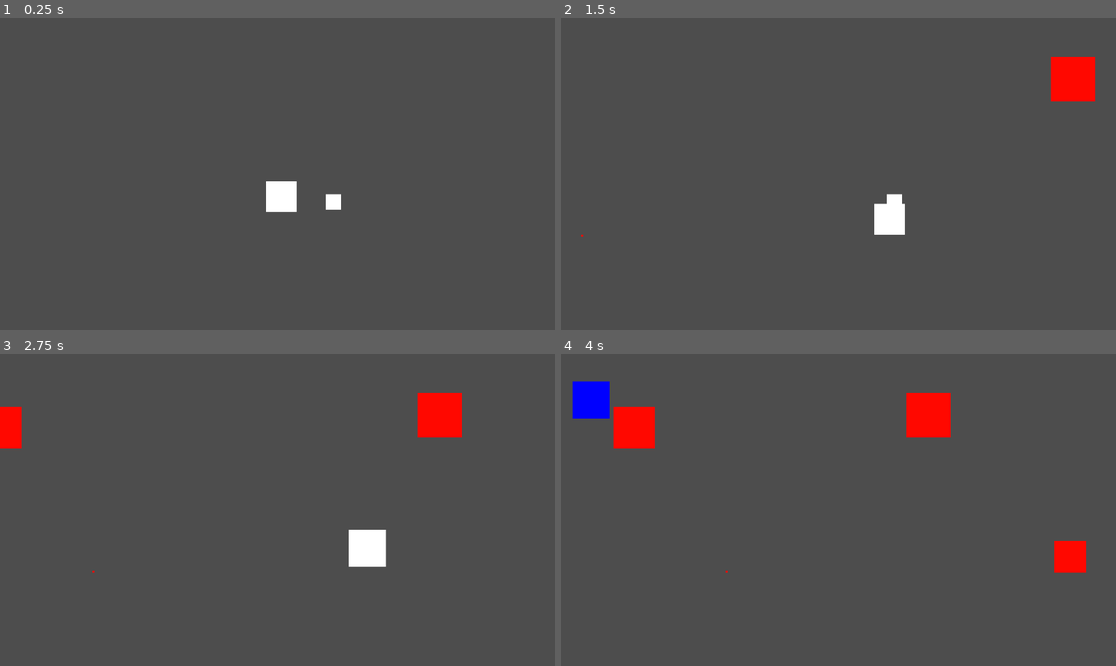
Above: before the commit, frames 1-4 (two rows, left to right).
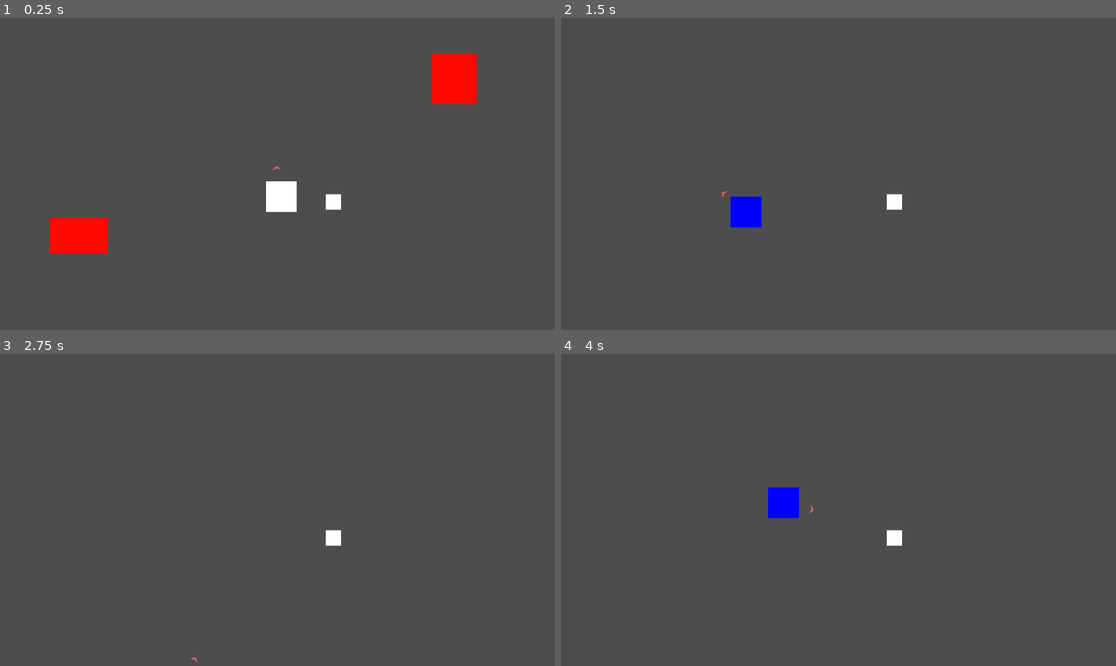
Above: after the commit, the same moments.

Repository: TheCursedMerchant/qdm_gameJam2024
Game: Godot game, scene res://test.tscn
The game is run twice, just before and just after one commit, with the same random seed, the same clock (stepped at 60 frames per second) and the same inputs.
Inputs (mouse positions are in pixels of both pictures, inside the frame that each line leads up to):
- Up to frame 1 (0.25 s): no input
- Up to frame 2 (1.5 s): move the mouse to (960, 158) at 0.52 s; press the mouse at (960, 158) at 0.53 s; hold Right (ui_right) 0.53-1.28 s; move the mouse to (727, 189) at 1.27 s; release the mouse at (727, 189) at 1.28 s; hold Down (ui_down) from 1.28 s (still down); click (727, 189) at 1.35 s
- Up to frame 3 (2.75 s): move the mouse to (333, 441) at 2.02 s; release Down (ui_down) at 2.03 s; press the mouse at (333, 441) at 2.03 s; hold Right (ui_right) from 2.03 s (still down)
- Up to frame 4 (4 s): move the mouse to (810, 572) at 2.77 s; release Right (ui_right) at 2.78 s; release the mouse at (810, 572) at 2.78 s; hold Up (ui_up) 2.78-3.53 s; click (810, 572) at 2.85 s; move the mouse to (1005, 556) at 3.52 s; press the mouse at (1005, 556) at 3.53 s; hold Left (ui_left) from 3.53 s (still down)

The runs differ from the first frame. In frame 1, 2.5% of the frame differs, in the area x 9-86%, y 11-76%; in frame 2, 2.2%; in frame 3, 2.6%; in frame 4, 4.3%, in the area x 2-95%, y 8-71%.

Commit message:
resolved conflicts, added arrow to look at the mouse, added charged dash

Diff:
--- a/gamejam2024/fish.gd
+++ b/gamejam2024/fish.gd
@@ -1,19 +1,13 @@
 extends "res://scripts/food/food.gd"
 
-@export_category("movement")
-@export var speed : float = 2.0
+@export_category("Movement")
+@export var speed : float = 20.0
 @export var direction := Vector2.RIGHT
-@export var size_scale := Vector2(1, 1)
-
-func random_size_scale():
-	var size_scale := randf_range(0,2)
-	return Vector2(size_scale, size_scale)
 
 func _ready() -> void:
-	#sprite.scale = size_scale
-	#collisionShape.scale = size_scale
-	sprite.scale = random_size_scale()
-	collisionShape.scale = random_size_scale()
+	var randomScale := Vector2(randf_range(0.5, 2), randf_range(0.5, 2))
+	sprite.scale = randomScale
+	collisionShape.scale = randomScale
 
 func _physics_process(delta: float) -> void:
 	global_position += direction * speed
--- a/gamejam2024/project.godot
+++ b/gamejam2024/project.godot
@@ -13,17 +13,55 @@
 config/name="GameJam2024"
 run/main_scene="res://test.tscn"
 config/features=PackedStringArray("4.3", "Forward Plus")
+run/max_fps=60
 config/icon="res://icon.svg"
 
 [input]
 
+ui_left={
+"deadzone": 0.5,
+"events": [Object(InputEventKey,"resource_local_to_scene":false,"resource_name":"","device":0,"window_id":0,"alt_pressed":false,"shift_pressed":false,"ctrl_pressed":false,"meta_pressed":false,"pressed":false,"keycode":4194319,"physical_keycode":0,"key_label":0,"unicode":0,"location":0,"echo":false,"script":null)
+, Object(InputEventJoypadButton,"resource_local_to_scene":false,"resource_name":"","device":0,"button_index":13,"pressure":0.0,"pressed":false,"script":null)
+, Object(InputEventJoypadMotion,"resource_local_to_scene":false,"resource_name":"","device":0,"axis":0,"axis_value":-1.0,"script":null)
+, Object(InputEventKey,"resource_local_to_scene":false,"resource_name":"","device":-1,"window_id":0,"alt_pressed":false,"shift_pressed":false,"ctrl_pressed":false,"meta_pressed":false,"pressed":false,"keycode":0,"physical_keycode":65,"key_label":0,"unicode":97,"location":0,"echo":false,"script":null)
+]
+}
+ui_right={
+"deadzone": 0.5,
+"events": [Object(InputEventKey,"resource_local_to_scene":false,"resource_name":"","device":0,"window_id":0,"alt_pressed":false,"shift_pressed":false,"ctrl_pressed":false,"meta_pressed":false,"pressed":false,"keycode":4194321,"physical_keycode":0,"key_label":0,"unicode":0,"location":0,"echo":false,"script":null)
+, Object(InputEventJoypadButton,"resource_local_to_scene":false,"resource_name":"","device":0,"button_index":14,"pressure":0.0,"pressed":false,"script":null)
+, Object(InputEventJoypadMotion,"resource_local_to_scene":false,"resource_name":"","device":0,"axis":0,"axis_value":1.0,"script":null)
+, Object(InputEventKey,"resource_local_to_scene":false,"resource_name":"","device":-1,"window_id":0,"alt_pressed":false,"shift_pressed":false,"ctrl_pressed":false,"meta_pressed":false,"pressed":false,"keycode":0,"physical_keycode":68,"key_label":0,"unicode":100,"location":0,"echo":false,"script":null)
+]
+}
+ui_up={
+"deadzone": 0.5,
+"events": [Object(InputEventKey,"resource_local_to_scene":false,"resource_name":"","device":0,"window_id":0,"alt_pressed":false,"shift_pressed":false,"ctrl_pressed":false,"meta_pressed":false,"pressed":false,"keycode":4194320,"physical_keycode":0,"key_label":0,"unicode":0,"location":0,"echo":false,"script":null)
+, Object(InputEventJoypadButton,"resource_local_to_scene":false,"resource_name":"","device":0,"button_index":11,"pressure":0.0,"pressed":false,"script":null)
+, Object(InputEventJoypadMotion,"resource_local_to_scene":false,"resource_name":"","device":0,"axis":1,"axis_value":-1.0,"script":null)
+, Object(InputEventKey,"resource_local_to_scene":false,"resource_name":"","device":-1,"window_id":0,"alt_pressed":false,"shift_pressed":false,"ctrl_pressed":false,"meta_pressed":false,"pressed":false,"keycode":0,"physical_keycode":87,"key_label":0,"unicode":119,"location":0,"echo":false,"script":null)
+]
+}
+ui_down={
+"deadzone": 0.5,
+"events": [Object(InputEventKey,"resource_local_to_scene":false,"resource_name":"","device":0,"window_id":0,"alt_pressed":false,"shift_pressed":false,"ctrl_pressed":false,"meta_pressed":false,"pressed":false,"keycode":4194322,"physical_keycode":0,"key_label":0,"unicode":0,"location":0,"echo":false,"script":null)
+, Object(InputEventJoypadButton,"resource_local_to_scene":false,"resource_name":"","device":0,"button_index":12,"pressure":0.0,"pressed":false,"script":null)
+, Object(InputEventJoypadMotion,"resource_local_to_scene":false,"resource_name":"","device":0,"axis":1,"axis_value":1.0,"script":null)
+, Object(InputEventKey,"resource_local_to_scene":false,"resource_name":"","device":-1,"window_id":0,"alt_pressed":false,"shift_pressed":false,"ctrl_pressed":false,"meta_pressed":false,"pressed":false,"keycode":0,"physical_keycode":83,"key_label":0,"unicode":115,"location":0,"echo":false,"script":null)
+]
+}
+ui_reset={
+"deadzone": 0.5,
+"events": [Object(InputEventKey,"resource_local_to_scene":false,"resource_name":"","device":0,"window_id":0,"alt_pressed":false,"shift_pressed":false,"ctrl_pressed":false,"meta_pressed":false,"pressed":false,"keycode":0,"physical_keycode":32,"key_label":0,"unicode":0,"location":0,"echo":false,"script":null)
+, Object(InputEventKey,"resource_local_to_scene":false,"resource_name":"","device":-1,"window_id":0,"alt_pressed":false,"shift_pressed":false,"ctrl_pressed":false,"meta_pressed":false,"pressed":false,"keycode":0,"physical_keycode":82,"key_label":0,"unicode":114,"location":0,"echo":false,"script":null)
+]
+}
 left_click={
 "deadzone": 0.5,
 "events": [Object(InputEventMouseButton,"resource_local_to_scene":false,"resource_name":"","device":-1,"window_id":0,"a …(253 unchanged characters)…
 ]
 }
-ui_reset={
-"deadzone": 0.5,
-"events": [Object(InputEventKey,"resource_local_to_scene":false,"resource_name":"","device":0,"window_id":0,"alt_pressed":false,"shift_pressed":false,"ctrl_pressed":false,"meta_pressed":false,"pressed":false,"keycode":0,"physical_keycode":32,"key_label":0,"unicode":0,"location":0,"echo":false,"script":null)
-]
-}
+
+[rendering]
+
+2d/snap/snap_2d_transforms_to_pixel=true
--- a/gamejam2024/scenes/player.tscn
+++ b/gamejam2024/scenes/player.tscn
@@ -1,7 +1,8 @@
-[gd_scene load_steps=4 format=3 uid="uid://bjo41ejls2sqx"]
+[gd_scene load_steps=5 format=3 uid="uid://bjo41ejls2sqx"]
 
 [ext_resource type="Script" path="res://scripts/player/player.gd" id="1_a5vru"]
 [ext_resource type="Texture2D" uid="uid://6lk1qapvqi1j" path="res://assets/art/spr_square.png" id="1_bw8nu"]
+[ext_resource type="Texture2D" uid="uid://bdwpxw7hns7p6" path="res://assets/art/spr_direction_arrow.png" id="3_ovqs6"]
 
 [sub_resource type="RectangleShape2D" id="RectangleShape2D_nl5yv"]
 size = Vector2(64, 64)
@@ -14,3 +15,7 @@
 
 [node name="CollisionShape2D" type="CollisionShape2D" parent="."]
 shape = SubResource("RectangleShape2D_nl5yv")
+
+[node name="ArrowSprite" type="Sprite2D" parent="."]
+texture_filter = 1
+texture = ExtResource("3_ovqs6")
--- a/gamejam2024/scripts/player/player.gd
+++ b/gamejam2024/scripts/player/player.gd
@@ -4,29 +4,50 @@
 @export_category("Movement")
 @export var SPEED = 500.0
 @export var size = 1
-@export var dash_speed = 2750.0
+@export var dashSpeed = 2800.0
+@export var playerState = PLAYER_STATES.IDLE
+@export var maxDashCharge = 1.0
+@export var dashChargeRate = 0.1
 
 @onready var sprite : Sprite2D = $Sprite2D
 @onready var collisionShape : CollisionShape2D = $CollisionShape2D
+@onready var arrow_sprite : Sprite2D = $ArrowSprite
+
+var dashCharge = 0.0
 
 func _physics_process(delta: float) -> void:
 	var h_direction := Input.get_axis("ui_left", "ui_right")
 	var v_direction := Input.get_axis("ui_up", "ui_down")
 	var dash_direction := global_position.direction_to(get_global_mouse_position())
 
-	if(Input.is_action_just_pressed("left_click")) :
-		print("Dash direction is : ", dash_direction)
-		velocity += (dash_direction * dash_speed).round()
+	arrow_sprite.look_at(get_global_mouse_position())
 
-	if h_direction:
-		velocity.x = h_direction * SPEED
-	else:
-		velocity.x = move_toward(velocity.x, 0, SPEED / 5)
+	match playerState :
 
-	if v_direction:
-		velocity.y = v_direction * SPEED
-	else:
-		velocity.y = move_toward(velocity.y, 0, SPEED / 5)
+		PLAYER_STATES.IDLE :
+			if(Input.is_action_just_pressed("left_click")) :
+				playerState = PLAYER_STATES.CHARGE
+			if h_direction:
+				velocity.x = h_direction * SPEED
+			else :
+				velocity.x = move_toward(velocity.x, 0, SPEED / 5)
+
+			if v_direction :
+				velocity.y = v_direction * SPEED
+			else :
+				velocity.y = move_toward(velocity.y, 0, SPEED / 5)
+
+		PLAYER_STATES.CHARGE :
+			velocity = Vector2.ZERO
+			if(Input.is_action_pressed("left_click")) :
+				dashCharge = clamp(dashCharge + dashChargeRate, 0.0, maxDashCharge)
+			else :
+				playerState = PLAYER_STATES.DASH
+
+		PLAYER_STATES.DASH :
+			velocity += (dash_direction * dashSpeed * dashCharge).round()
+			dashCharge = 0
+			playerState = PLAYER_STATES.IDLE
 
 	move_and_slide()
 
@@ -34,7 +55,14 @@
 	var growthVector = Vector2(rate, rate)
 	sprite.scale += growthVector
 	collisionShape.scale += growthVector
+	arrow_sprite.scale += growthVector
 
 func die() :
 	sprite.modulate = Color(0, 0, 254, 1)
 	print("Player Died!")
+
+enum PLAYER_STATES {
+	IDLE,
+	CHARGE,
+	DASH
+}
--- a/gamejam2024/test.tscn
+++ b/gamejam2024/test.tscn
@@ -16,7 +16,6 @@
 
 [node name="Fish" parent="." instance=ExtResource("4_d8enf")]
 position = Vector2(-136, 452)
-size_scale = Vector2(2, 2)
 
 [node name="Fish2" parent="." instance=ExtResource("4_d8enf")]
 position = Vector2(1537, 421)
@@ -28,4 +27,3 @@
 
 [node name="Fish4" parent="." instance=ExtResource("4_d8enf")]
 position = Vector2(-328, 153)
-size_scale = Vector2(3, 3)
Binary file added: gamejam2024/assets/art/spr_direction_arrow.png
Not shown, added: gamejam2024/assets/art/spr_direction_arrow.png.import
